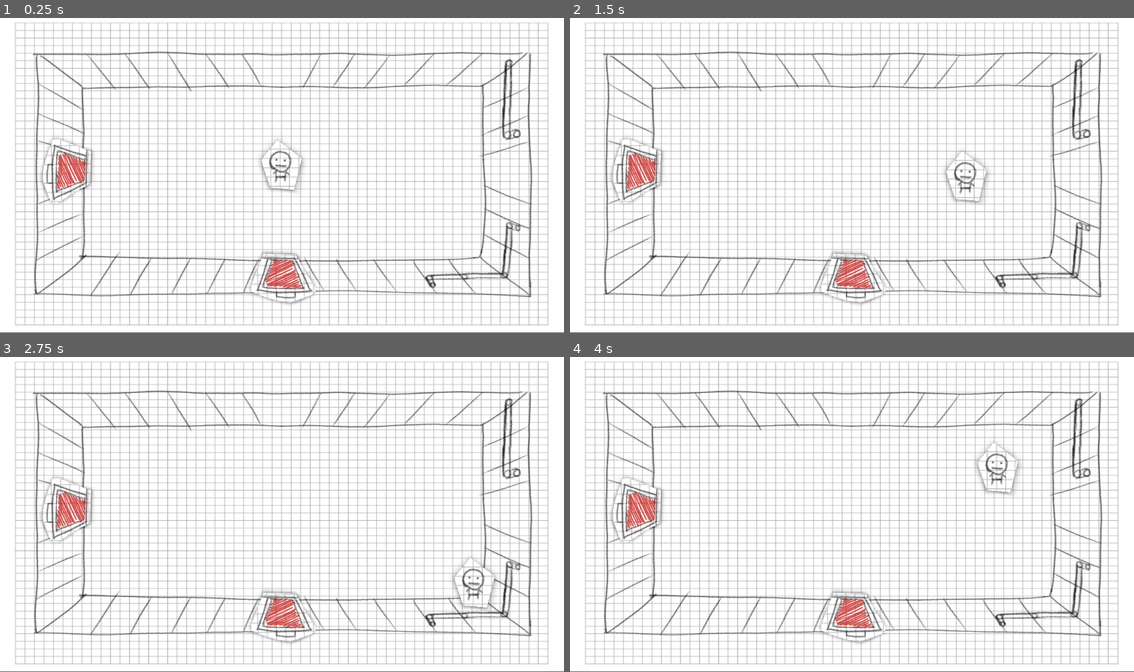
Above: before the commit, frames 1-4 (two rows, left to right).
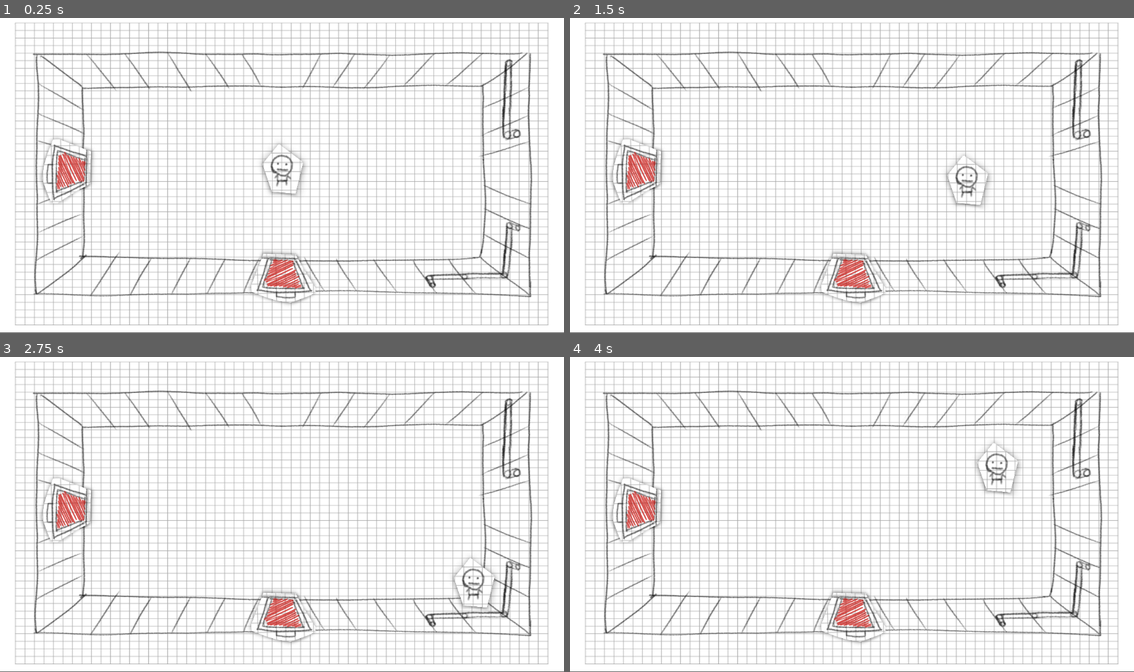
Above: after the commit, the same moments.

Repository: Hadrex0/a-game-in-which-one-player-escapes-the-aliens-and-the-other-helps-him-by-controlling-the-spaceship
Game: Godot game, scene res://scenes/map/main/dungeon.tscn
Two runs of this game, one before a commit and one after it. Both use one fixed random seed, a clock stepped at 60 frames per second and the inputs below.
Inputs:
- Up to frame 1 (0.25 s): no input
- Up to frame 2 (1.5 s): tap Enter at 0.5 s; hold D (move_right) 0.53-1.28 s; hold S (move_down) from 1.28 s (still down)
- Up to frame 3 (2.75 s): release S (move_down) at 2.03 s; hold D (move_right) from 2.03 s (still down)
- Up to frame 4 (4 s): release D (move_right) at 2.78 s; hold W (move_up) 2.78-3.53 s; hold A (move_left) from 3.53 s (still down)

The runs differ from the first frame. In frame 1, 0.6% of the frame differs, in the area x 46-55%, y 38-57%; in frame 2, 0.6%; in frame 3, less than 0.1%; in frame 4, less than 0.1%.

Commit message:
temporary fix
it is still work in progress, but most of it is finished

Diff:
--- a/scenes/game_manager.gd
+++ b/scenes/game_manager.gd
@@ -1,4 +1,7 @@
 extends Node2D
+
+# Variables for Dungeon data
+var dungeon: Dungeon
 
 # Variables for Player 1.
 var player: Player #Player data
@@ -16,6 +19,10 @@
 var previous_room_name: String
 var previous_room_direction: String
 
+# Assign dungeon data
+func dungeon_init(created_dungeon: Dungeon) -> void:
+	dungeon = created_dungeon
+
 # Function to change the room from previous_room to next_room. Requires location of the door stored as direction.
 func change_room(previous_room, next_room: String, direction: String) -> void:
 	# Get information from room that player is exiting.
@@ -26,9 +33,30 @@
 	player = previous_room.player
 	player.get_parent().remove_child(player)
 
+
 	# Place player in the next room.
 	var next_room_path = room_path + next_room + ".tscn"
 	previous_room.get_tree().call_deferred("change_scene_to_file",next_room_path)
+
+func new_change_room(direction: String) -> void:
+	var nx = dungeon.current_room.pos.x
+	var ny = dungeon.current_room.pos.y
+	match direction:
+		"N":
+			if ny > 0:
+				ny -= 1
+		"E":
+			if nx < dungeon.get_dimension_x()-1:
+				nx += 1
+		"S":
+			if ny < dungeon.get_dimension_y()-1:
+				ny += 1
+		"W":
+			if nx > 0:
+				nx -= 1
+	if dungeon.dungeon[nx][ny] != null:
+		dungeon.current_room = dungeon.dungeon[nx][ny]
+		dungeon.show_current_room(direction)
 
 # Checking the key that was pressed.
 func set_action_for_event(event):
--- a/scenes/main.tscn
+++ b/scenes/main.tscn
@@ -9,6 +9,7 @@
 script = ExtResource("1_f7gi0")
 
 [node name="SpawnRoom" parent="." instance=ExtResource("2_jyhfs")]
+visible = false
 
 [node name="ActiveRoom" parent="." instance=ExtResource("3_sugp2")]
 visible = false
--- a/scenes/map/dungeon_manager.gd
+++ b/scenes/map/dungeon_manager.gd
@@ -1,4 +1,4 @@
-extends Node2D
+class_name Dungeon extends Node2D
 
 @export var _room_scene : PackedScene
 
@@ -6,6 +6,9 @@
 @export var _start : Vector2i = Vector2i(-1, -1)
 @export var _critical_path_length : int = 50
 @export var _branch_probability : float = 0.3
+
+@onready var player: Player = $"../Player"
+@onready var entrance_markers: Node2D = $"../EntranceMarkers"
 
 var dungeon : Array = []
 var next_id : int = 0
@@ -31,13 +34,20 @@
 	return {
 		"id": id,
 		"pos": pos,
-		"doors": 0,
-		"connections": []
+		"doors": [false, false, false, false],
+		"connections": [-1, -1, -1, -1],
+		"door_stance": [false, false, false, false]
 	}
 
 var room_nodes : Dictionary = {}
-var current_room_id : int = -1
-
+var current_room = make_room(-1, Vector2i(-1, -1))
+var new_game = true
+
+func get_dimension_x():
+	return _dimensions.x
+
+func get_dimension_y():
+	return _dimensions.y
 
 func _ready() -> void:
 	_initialize_dungeon()
@@ -46,9 +56,11 @@
 	_add_branches(_branch_probability)
 	_print_dungeon()
 	_print_connections()
-	_draw_dungeon()
-	current_room_id = dungeon[_start.x][_start.y].id
-	_show_current_room()
+#	_draw_dungeon()
+	current_room = dungeon[_start.x][_start.y]
+	game_manager.dungeon_init(self)
+	show_current_room("StartPosition")
+	print("current room: ",current_room.id)
 
 func _initialize_dungeon() -> void:
 	for x in _dimensions.x:
@@ -80,16 +92,16 @@
 			next_id += 1
 
 			# 🧱 Add door & connections
-			dungeon[current.x][current.y].doors |= Doors.values()[random]
-			dungeon[nx][ny].doors |= Doors.values()[(random + 2) % 4]
-			dungeon[current.x][current.y].connections.append(dungeon[nx][ny].id)
-			dungeon[nx][ny].connections.append(dungeon[current.x][current.y].id)
+			#dungeon[current.x][current.y].doors[random] = true
+			#dungeon[nx][ny].doors[(random + 2) % 4] = true
+			#dungeon[current.x][current.y].connections[random] = dungeon[nx][ny].id
+			#dungeon[nx][ny].connections[(random + 2) % 4] = dungeon[current.x][current.y].id
 
 			if await _generate_path(Vector2i(nx, ny), length - 1, marker):
 				return true
 			else:
 				# rollback in case of fail
-				dungeon[current.x][current.y].doors &= ~Doors.values()[random]
+				dungeon[current.x][current.y].doors[random] = false
 				dungeon[nx][ny] = null
 				next_id -= 1
 
@@ -105,30 +117,42 @@
 			var room = dungeon[x][y]
 			if room == null:
 				continue
-			for i in range(4):
-				var dir = DIRECTIONS[i]
-				var nx = x + dir.x
-				var ny = y + dir.y
+			for i in 4:
+				#var dir = DIRECTIONS[i]
+				#var open = randi() % 2 == 0
+				var nx = x+(i%2*-1*(i-2))
+				var ny = y+((i+1)%2*(i-1))
 				if nx < 0 or nx >= _dimensions.x or ny < 0 or ny >= _dimensions.y:
 					continue
-				if dungeon[nx][ny] == null and randf() < probability:
+				if dungeon[nx][ny] == null:
+					if randf() >= probability:
+						continue
 					dungeon[nx][ny] = make_room(next_id, Vector2i(nx, ny))
 					next_id += 1
-					room.doors |= Doors.values()[i]
-					dungeon[nx][ny].doors |= Doors.values()[(i + 2) % 4]
-					room.connections.append(dungeon[nx][ny].id)
-					dungeon[nx][ny].connections.append(room.id)
+					room.doors[i] = true
+				elif room.connections[i] != -1:
+					continue
+				room.doors[i] = true
+				dungeon[nx][ny].doors[(i+2)%4] = true
+				room.connections[i] = dungeon[nx][ny].id
+				dungeon[nx][ny].connections[(i+2)%4] = room.id
+				#room.door_stance[i] = open
+				#dungeon[nx][ny].door_stance[(i+2)%4] = open
 
 # 📜 Debug prints
 func _print_dungeon() -> void:
 	var dungeon_as_string : String = ""
-	for y in range(_dimensions.y -1, -1, -1):
+	#for y in range(_dimensions.y -1, -1, -1):
+	for y in _dimensions.y:
 		for x in _dimensions.x:
 			var cell = dungeon[x][y]
 			if cell != null:
-				dungeon_as_string += "[" + str(cell.id) + "]"
+				if cell.id < 10:
+					dungeon_as_string += "[ " + str(cell.id) + "]"
+				else:
+					dungeon_as_string += "[" + str(cell.id) + "]"
 			else:
-				dungeon_as_string += "[ ]"
+				dungeon_as_string += "[  ]"
 		dungeon_as_string += "\n"
 	print(dungeon_as_string)
 
@@ -141,27 +165,83 @@
 				print("Room ", r.id, " at ", r.pos, " connects to ", r.connections)
 
 # 🎨 Drawing
-func _draw_dungeon() -> void:
-	for y in range(_dimensions.y -1, -1, -1):
-		for x in _dimensions.x:
-			var cell = dungeon[x][y]
-			if cell == null:
-				continue
-
-			var room = _room_scene.instantiate()
-			add_child(room)
-			for i in Doors.size():
-				if dungeon[x][y].doors & Doors.values()[i]:
-					room.add_door(i)
-			room.visible = false  # keep hidden initially
-
-			room_nodes[cell.id] = room
-
-func _show_current_room():
-	for room_id in room_nodes.keys():
-		room_nodes[room_id].visible = (room_id == current_room_id)
-
-func go_to_room(new_room_id: int):
-	if new_room_id in room_nodes:
-		current_room_id = new_room_id
-		_show_current_room()
+#func _draw_dungeon() -> void:
+#	for y in range(_dimensions.y -1, -1, -1):
+#		for x in _dimensions.x:
+#			var cell = dungeon[x][y]
+#			if cell == null:
+#				continue
+#
+#			var room = _room_scene.instantiate()
+#			add_child(room)
+#			for i in 4:
+#				if cell.doors[i]:
+#					room.add_door(i, cell.connections[i])
+#			room.visible = false  # keep hidden initially
+#
+#			room_nodes[cell.id] = room
+
+func set_player_pos() -> void:
+	# Check if this is first room.
+	var previous_room = game_manager.previous_room_name
+	if previous_room.is_empty():
+		# If this is the first room, set the starting position.
+		game_manager.previous_room_direction = "StartPosition"
+
+	# Find the correct location for player to spawn.
+	for entrance in entrance_markers.get_children():
+		if entrance is Marker2D and entrance.name == game_manager.previous_room_direction:
+			# When encountered correct location spawn the Player.
+			player.global_position = entrance.global_position
+
+			# Make player ready for game.
+			player.start()
+
+func _set_player_pos(direction: String) -> void:
+	for entrance in entrance_markers.get_children():
+		if entrance is Marker2D and entrance.name == direction:
+			# When encountered correct location spawn the Player.
+			player.global_position = entrance.global_position
+
+	player.start()
+
+func show_current_room(previous_direction: String):
+	var room = _room_scene.instantiate()
+	if room.get_parent() == null:
+		room = _room_scene.instantiate()
+		add_child(room)
+	else:
+		for n in room.get_children():
+			room.remove_door(n)
+		#var _reload = get_tree().reload_current_scene()
+		room.queue_free()
+		room = _room_scene.instantiate()
+
+	#var xy = current_room.pos
+	var x = current_room.pos.x
+	var y = current_room.pos.y
+	var cell = dungeon[x][y]
+	for i in 4:
+		if cell.doors[i]:
+			room.add_door(i, cell.connections[i], cell.door_stance[i])
+
+
+	_set_player_pos(previous_direction)
+
+#func go_to_room(direction: String):
+#	var direction_id
+#	match direction:
+#		"N":
+#			direction_id = 0
+#		"E":
+#			direction_id = 1
+#		"S":
+#			direction_id = 2
+#		"W":
+#			direction_id = 3
+#	current_room = current_room.connections[direction_id]
+#	_show_current_room()
+
+#	if new_room_id in room_nodes:
+#		current_room_id = new_room_id
+#		_show_current_room()
--- a/scenes/map/main/dungeon.tscn
+++ b/scenes/map/main/dungeon.tscn
@@ -11,4 +11,25 @@
 _room_scene = ExtResource("2_5qwh3")
 
 [node name="Player" parent="." instance=ExtResource("5_y4eva")]
-position = Vector2(573, 307)
+
+[node name="EntranceMarkers" type="Node2D" parent="."]
+
+[node name="StartPosition" type="Marker2D" parent="EntranceMarkers"]
+position = Vector2(576, 315)
+scale = Vector2(0.99999994, 0.99999994)
+
+[node name="N" type="Marker2D" parent="EntranceMarkers"]
+position = Vector2(576, 433)
+scale = Vector2(0.226, 0.226)
+
+[node name="E" type="Marker2D" parent="EntranceMarkers"]
+position = Vector2(238, 315)
+scale = Vector2(0.051076, 0.051076)
+
+[node name="S" type="Marker2D" parent="EntranceMarkers"]
+position = Vector2(576, 212)
+scale = Vector2(0.226, 0.226)
+
+[node name="W" type="Marker2D" parent="EntranceMarkers"]
+position = Vector2(921, 315)
+scale = Vector2(0.226, 0.226)
--- a/scenes/map/objects/doors/base_door.gd
+++ b/scenes/map/objects/doors/base_door.gd
@@ -2,7 +2,7 @@
 
 # Variables used for traveling across the rooms.
 @export_group("Next Room")
-@export var connected_room: String #name of the room behind the door
+@export var connected_room: int #name of the room behind the door
 @export var direction: String #location of the door in the room: N, E, S, or W
 
 # Ready the door stance variable.
@@ -40,13 +40,14 @@
 # When something touches the door.
 func _on_body_entered(body: Node2D) -> void:
 	# Check if the door is open.
+	print(monitoring)
 	if open == true:
 		print("Door:")
 		print(connected_room)
 		print(direction)
-		print(open)
 		print("")
 		# Check if the Player touched the door.
 		if body.is_in_group("Player"):
 			# Changing room to the connected one.
+			game_manager.new_change_room(direction)
 			pass
--- a/scenes/map/rooms/room_on_ready.gd
+++ b/scenes/map/rooms/room_on_ready.gd
@@ -6,7 +6,7 @@
 @onready var _west_door : Node2D = $DoorMarkers/WestDoor
 @onready var _south_door : Node2D = $DoorMarkers/SouthDoor
 
-func add_door(direction: int) -> void:
+func add_door(direction: int, connected_room: int, open: bool) -> void:
 	var door: BaseDoor = _red_door.instantiate()
 	add_child(door)
 	match direction:
@@ -22,4 +22,11 @@
 		3:
 			door.position =_west_door.global_position
 			door.direction = "W"
+	door.open = open
+	door.connected_room = connected_room
 	door.rotation = PI * direction / 2.0
+
+func remove_door(room: PackedScene, door: BaseDoor):
+	door.monitoring = false
+	room.remove_child(door)
+	door.queue_free()
--- a/scenes/map/rooms/test_room_1.tscn
+++ b/scenes/map/rooms/test_room_1.tscn
@@ -59,7 +59,6 @@
 position = Vector2(576, 112)
 
 [node name="RedDoor" parent="Doors/NorthDoor" instance=ExtResource("3_6w1wm")]
-connected_room = "test_room_2"
 open = true
 
 [node name="EastDoor" type="Node2D" parent="Doors"]
@@ -68,7 +67,6 @@
 scale = Vector2(-1, 1)
 
 [node name="BlueDoor" parent="Doors/EastDoor" instance=ExtResource("4_0mkg5")]
-connected_room = "test_room_2"
 direction = "E"
 
 [node name="SouthDoor" type="Node2D" parent="Doors"]
@@ -76,7 +74,6 @@
 rotation = 3.14159
 
 [node name="GreenDoor" parent="Doors/SouthDoor" instance=ExtResource("5_qyb0q")]
-connected_room = "test_room_2"
 direction = "S"
 
 [node name="WestDoor" type="Node2D" parent="Doors"]
@@ -84,7 +81,6 @@
 rotation = -1.5708
 
 [node name="BlueDoor" parent="Doors/WestDoor" instance=ExtResource("4_0mkg5")]
-connected_room = "test_room_2"
 direction = "W"
 
 [node name="EntranceMarkers" type="Node2D" parent="."]
